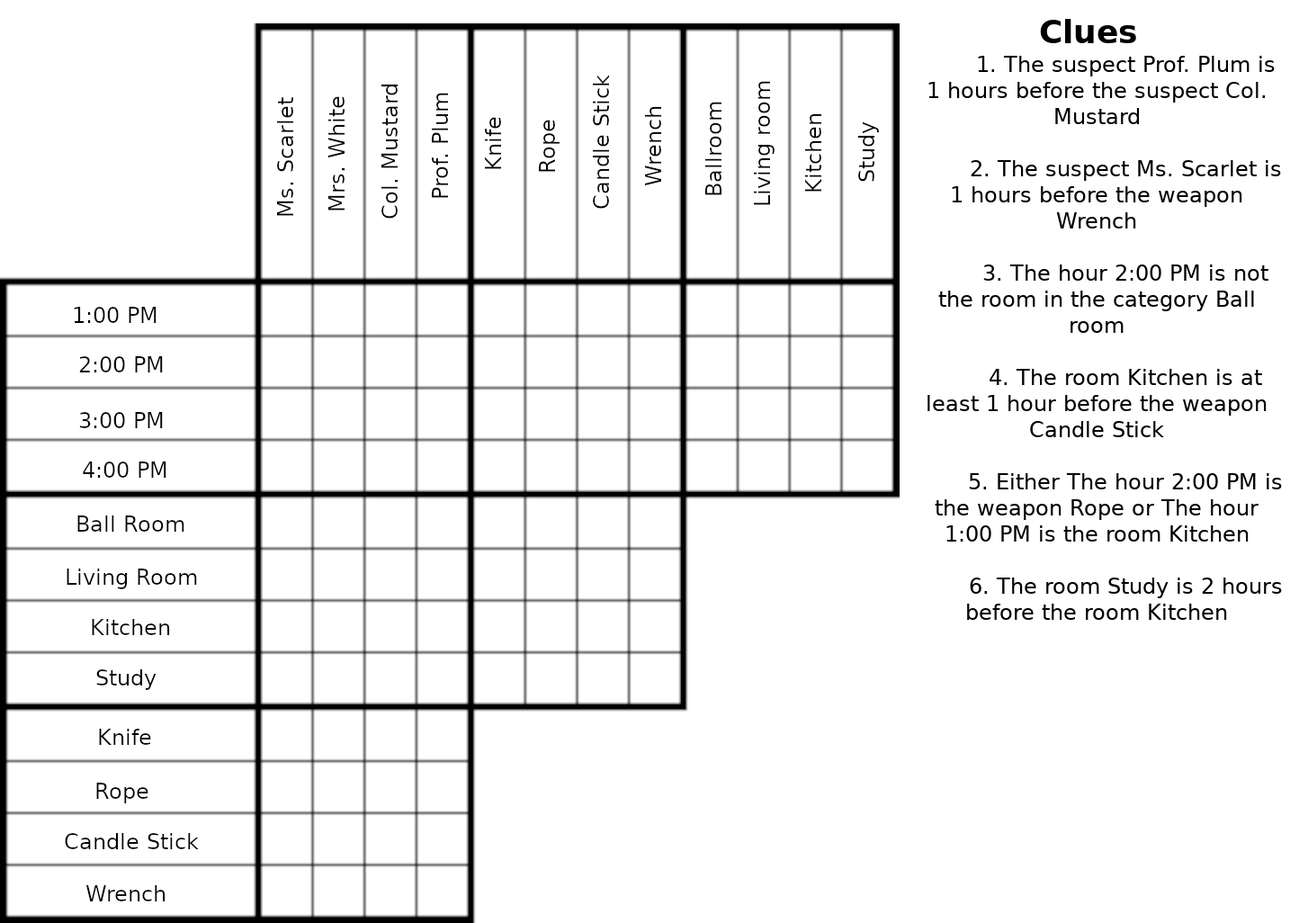
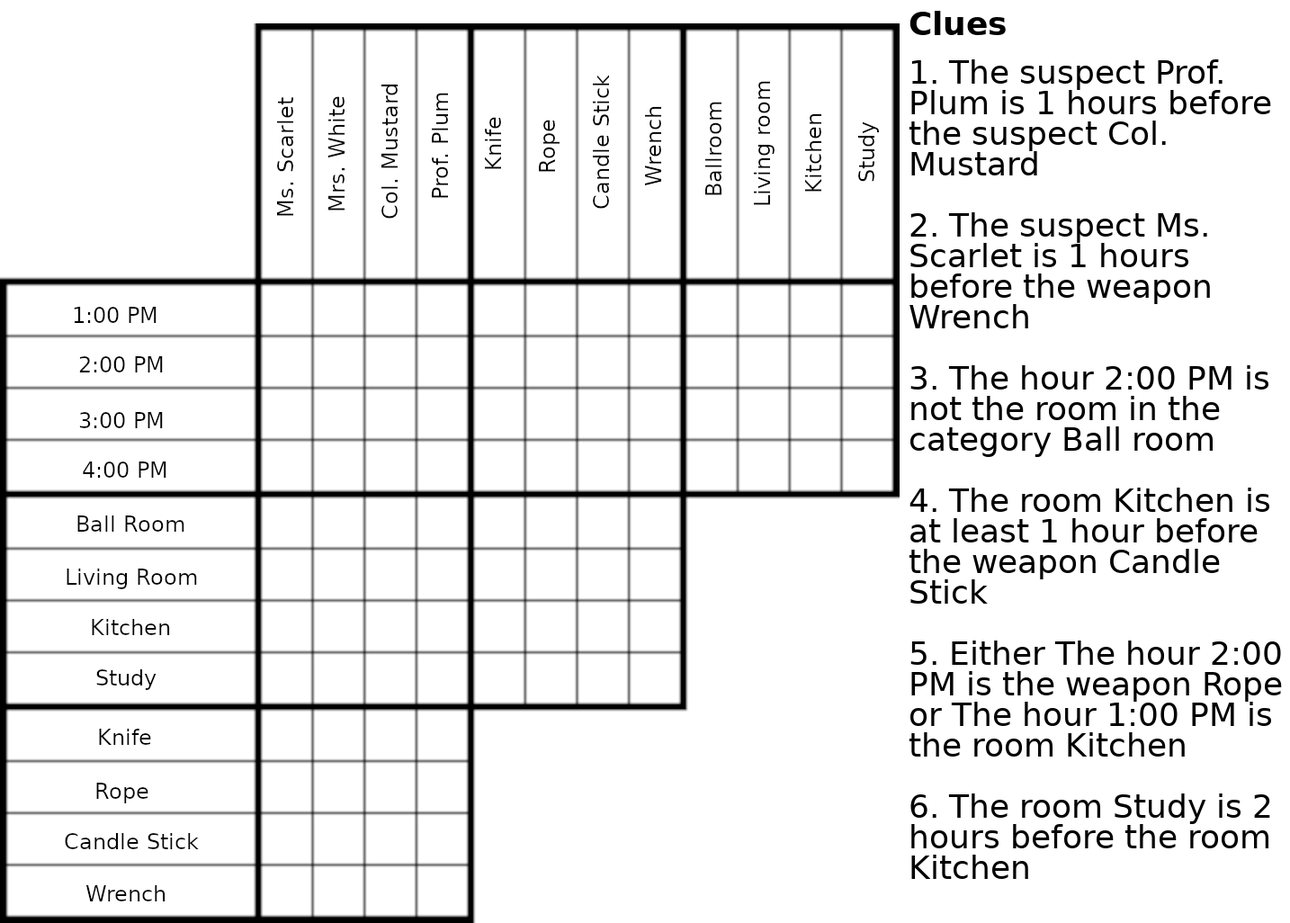
Before/after of a 1290px x 923px layered artwork. What changed in the layer stack:
painted on "hints2" over (x1=908, y1=10, x2=1283, y2=880)
